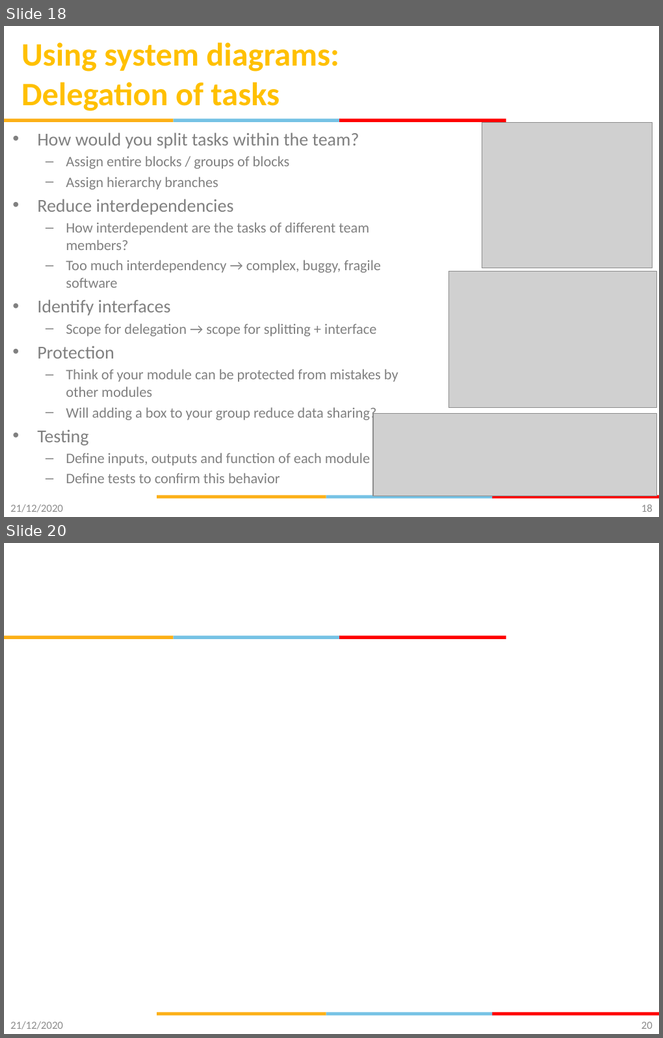
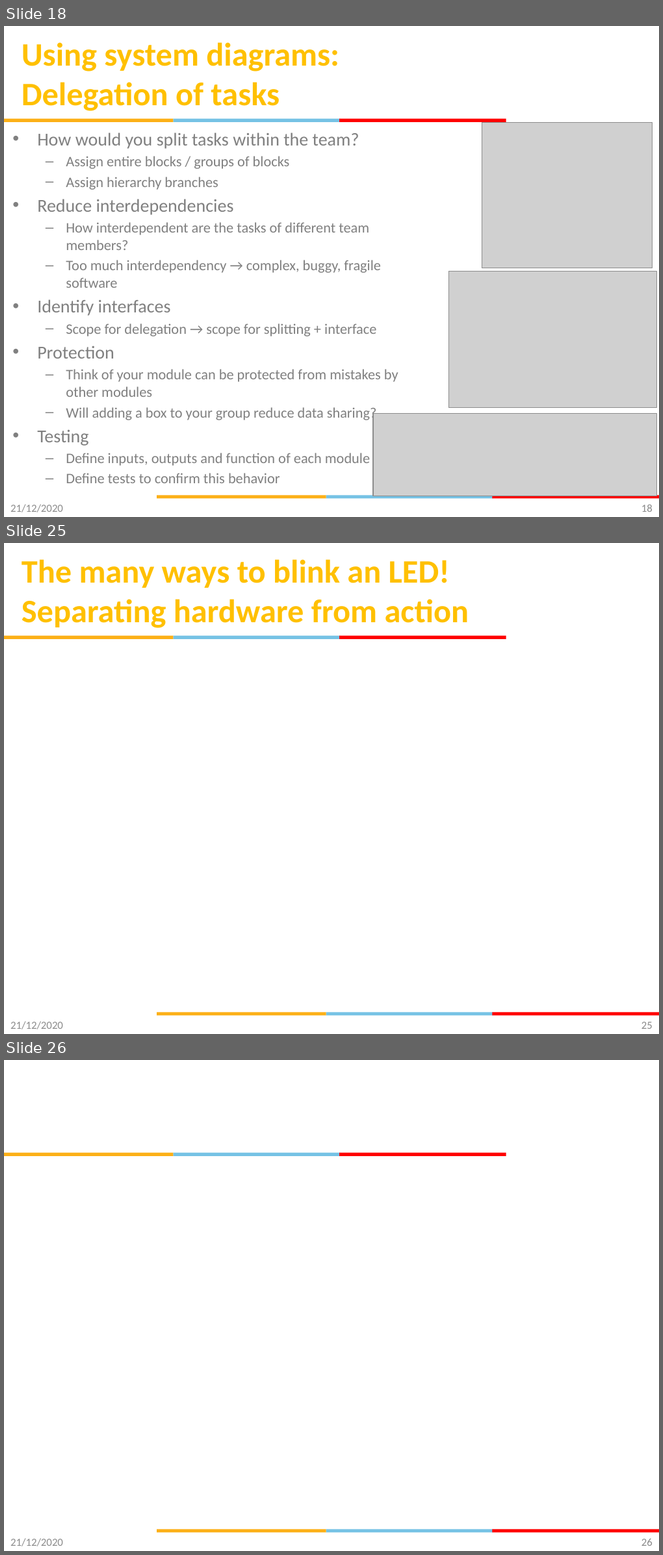
Before and after one commit to gsaurabhr-teaching/csg523-material, a slide deck: Lec-13-16-firmware-architecture.pptx. Shown one above the other, each under a label of ours: slides 18 and 20 before the commit, slides 18, 25 and 26 after it; the slides between them are not shown. The pictures are 663x1038 and 663x1555 pixels, drawn with LibreOffice and Linux fonts; fonts in the diff are those of the drawing; grey boxes stand for pictures; background and template pictures are left out. Boxes give left, top, right and bottom in pixels: in the first picture for what was removed or moved away, otherwise in the second. Text is boxed around its words. In the diff, an @@ line names an element or a change of style, - is before the commit and + after.

```diff
--- a/Lec-13-16-firmware-architecture.pptx
+++ b/Lec-13-16-firmware-architecture.pptx
@@ slide 25 added at bbox=[4, 543, 659, 1034], background #FFFFFF; not listed: 6 template elements that a slide beside it also shows @@
@@ title added at bbox=[22, 559, 469, 628], 36 pt, text #FFC000, bold @@
+The many ways to blink an LED! Separating hardware from action
@@ text added at bbox=[10, 1021, 63, 1030], 12 pt, text #8C8C8C @@
+21/12/2020
@@ page number added at bbox=[642, 1022, 653, 1029], 12 pt, text #898989 @@
+25
@@ what was slide 20 is now slide 26 @@
@@ page number at bbox=[642, 1539, 653, 1546]: text changed @@
-20
+26
```
Also in this commit, not shown: 3 slides changed, 5 other slides added.
